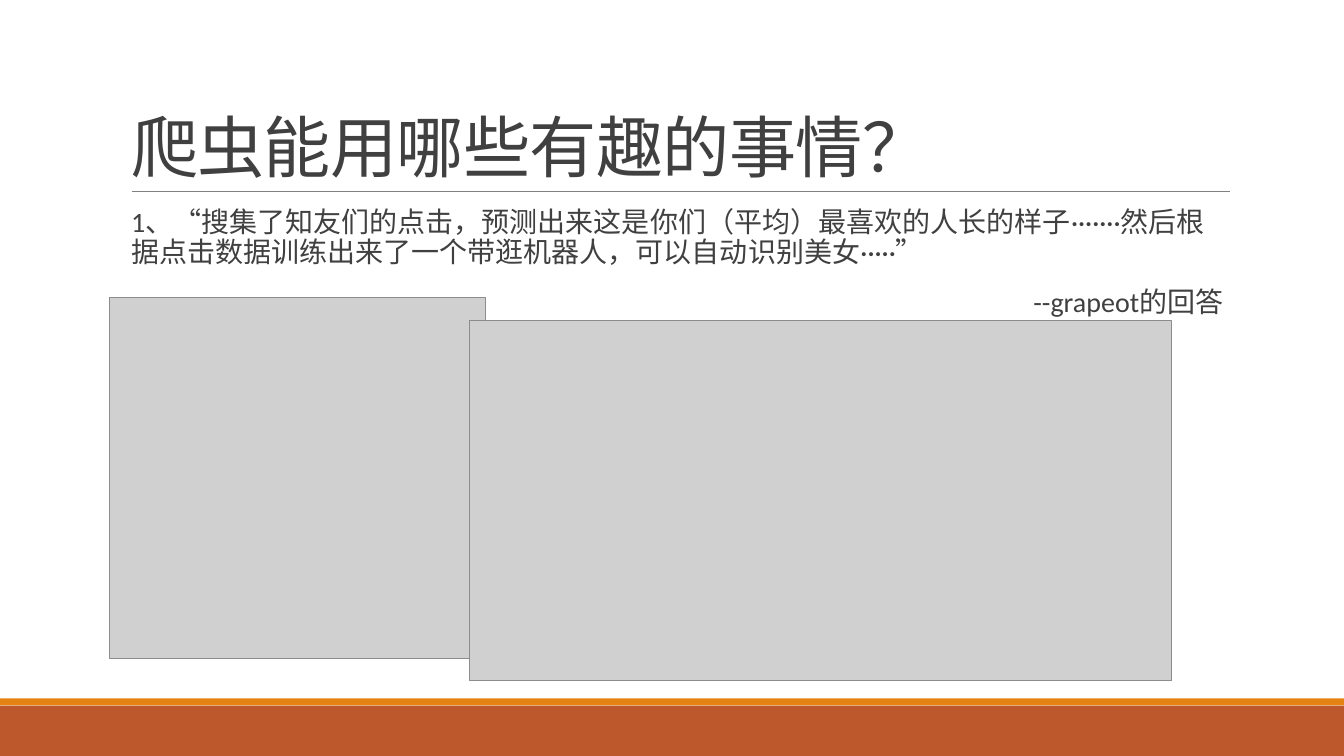
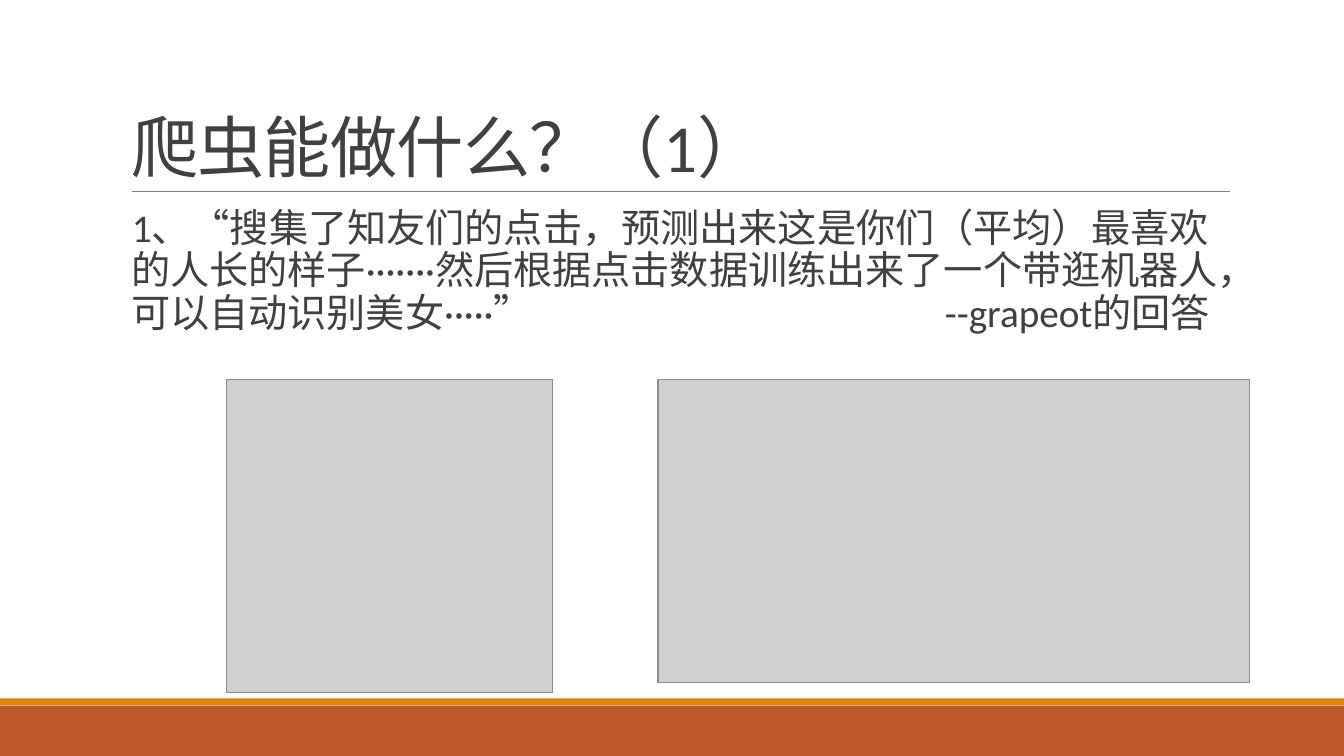
Before and after one commit to boomler/personalPractice, a slide deck: slide 28 of Web开发与网络爬虫.pptx (slide 14 before the commit). Drawn at 1344x756 pixels with LibreOffice and Linux fonts; fonts in the diff are those of the drawing; grey boxes stand for pictures. Boxes give left, top, right and bottom in pixels: in the first picture for what was removed or moved away, otherwise in the second. Text is boxed around its words. In the diff, an @@ line names an element or a change of style, - is before the commit and + after.

```diff
--- a/Web开发与网络爬虫.pptx
+++ b/Web开发与网络爬虫.pptx
@@ title at (131, 114, 765, 179): text changed @@
-爬虫能用哪些有趣的事情？
+爬虫能做什么？（1）
@@ text at (131, 209, 1257, 334): text changed; size 20 to 28 pt @@
-  1、“搜集了知友们的点击，预测出来这是你们（平均）最喜欢的人长的样子·······然后根据点击数据训练出来了一个带逛机器人，可以自动识别美女·····”
-  --grapeot的回答
+  1、“搜集了知友们的点击，预测出来这是你们（平均）最喜欢的人长的样子·······然后根据点击数据训练出来了一个带逛机器人，可以自动识别美女·····” --grapeot的回答
@@ picture: place and size @@
-picture at (110, 297, 486, 658)
+picture at (227, 379, 553, 693)
@@ picture: place and size @@
-picture at (470, 321, 1172, 681)
+picture at (658, 379, 1249, 683)
```
Also in this commit, not shown: 9 other slides changed, 32 slides added, 7 slides removed, 12 other files.
